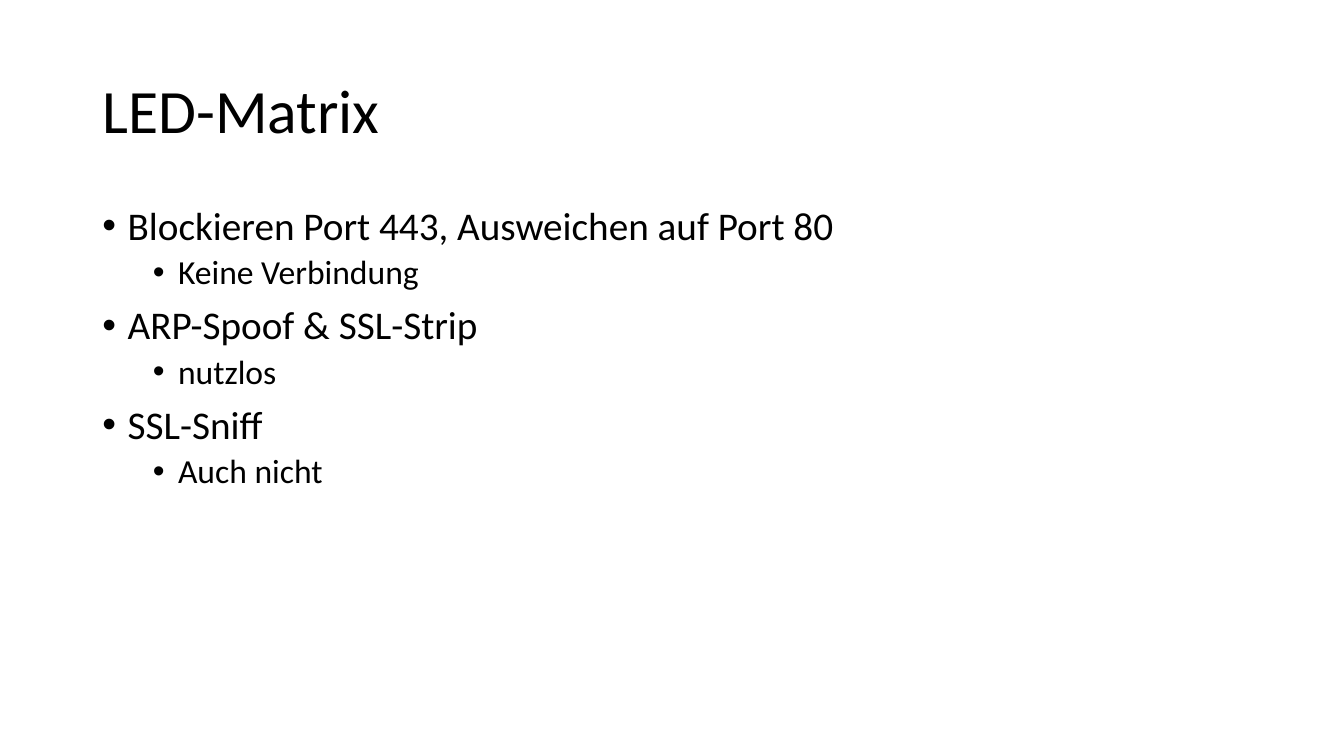
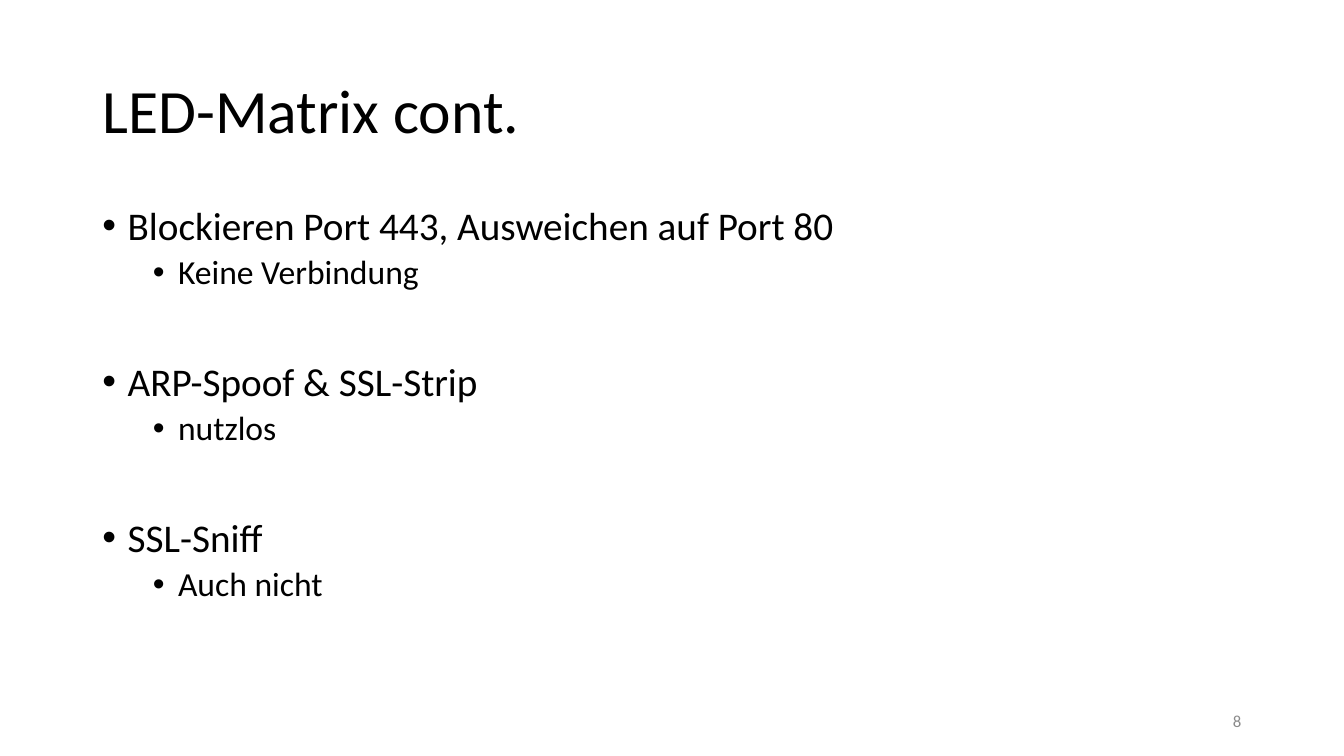
Before and after one commit to Xyren0/IoT_Wifi_Sniffing, a slide deck: slide 8 of phase3_pres.pptx. Drawn at 1344x756 pixels with LibreOffice and Linux fonts; fonts in the diff are those of the drawing. Boxes give left, top, right and bottom in pixels: in the first picture for what was removed or moved away, otherwise in the second. Text is boxed around its words. In the diff, an @@ line names an element or a change of style, - is before the commit and + after.

```diff
--- a/phase3_pres.pptx
+++ b/phase3_pres.pptx
@@ title at (102,90,519,134): text changed @@
-LED-Matrix
+LED-Matrix cont.
@@ text "Blockieren Port 443, Ausweichen auf ..." rewrapped from (128,212,833,484) to (128,212,833,597) @@
@@ page number added at (1233,715,1241,727), 12 pt, text #8C8C8C @@
+8
```
Also in this commit, not shown: 8 other slides changed, 1 slide added.
